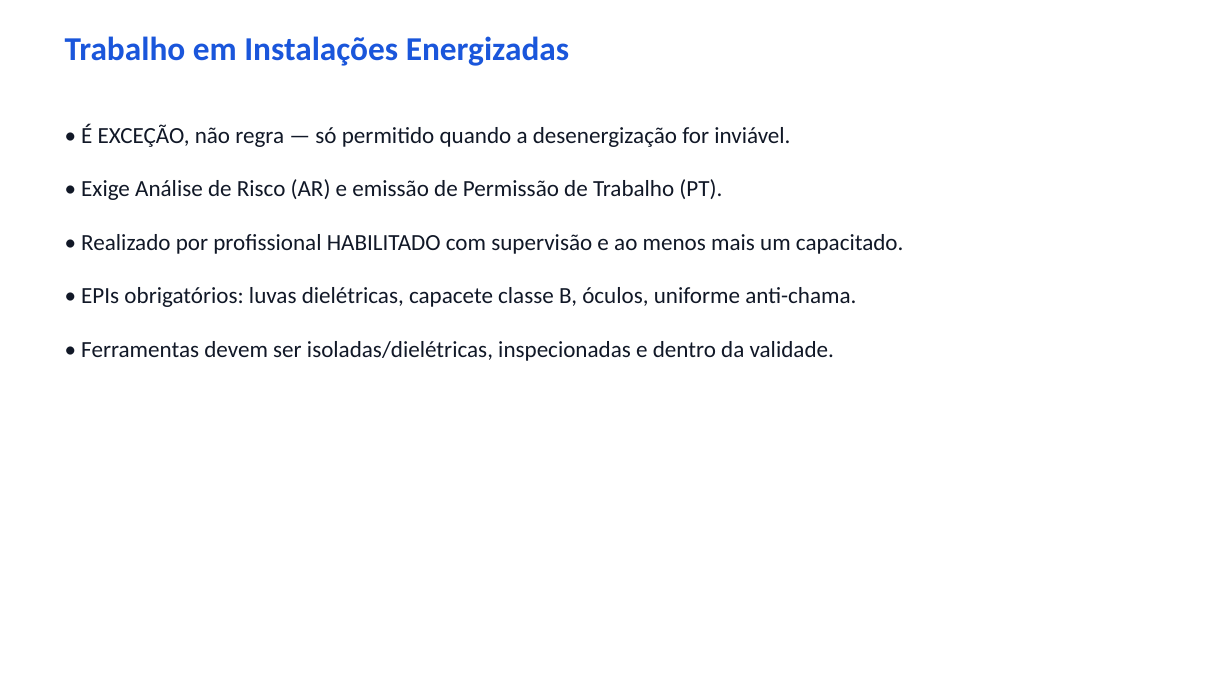
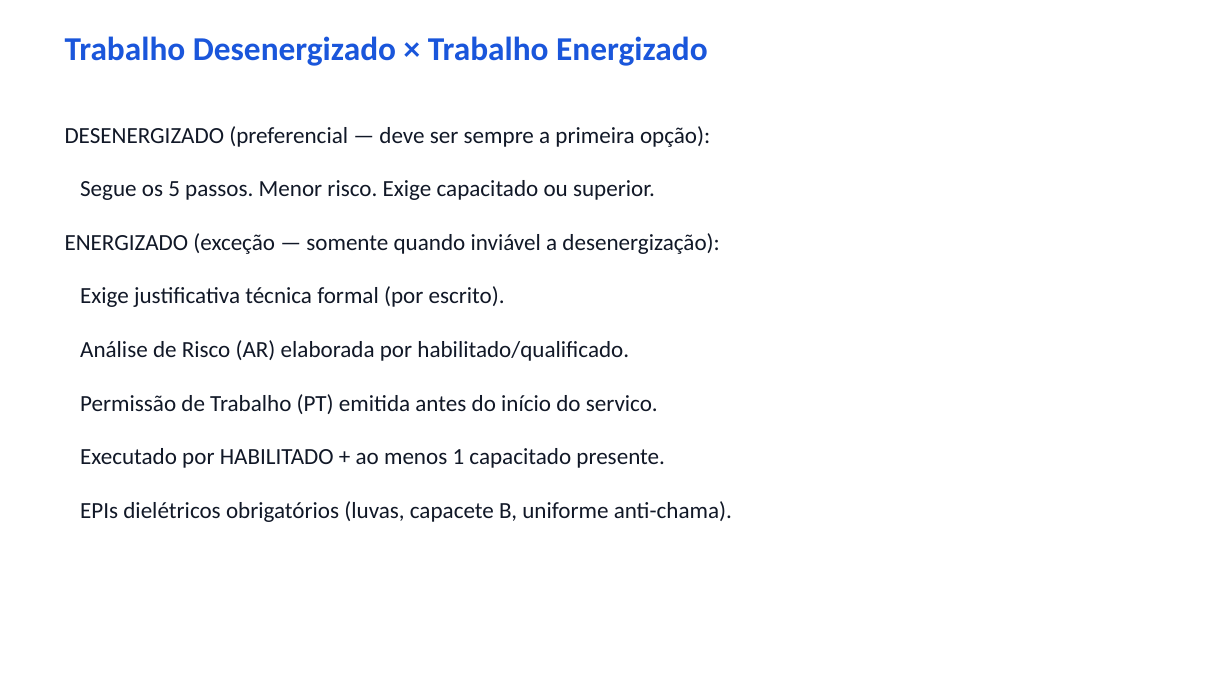
Before and after one commit to sanicolauvix/quiz-nr, a slide deck: slide 7 of 04_NR10.pptx (slide 6 before the commit). Drawn at 1232x693 pixels with LibreOffice and Linux fonts; fonts in the diff are those of the drawing. Boxes give left, top, right and bottom in pixels: in the first picture for what was removed or moved away, otherwise in the second. Text is boxed around its words. In the diff, an @@ line names an element or a change of style, - is before the commit and + after.

```diff
--- a/04_NR10.pptx
+++ b/04_NR10.pptx
@@ text at [65, 36, 708, 66]: text changed @@
-Trabalho em Instalações Energizadas
+Trabalho Desenergizado × Trabalho Energizado
@@ text at [65, 126, 710, 147]: text changed @@
-• É EXCEÇÃO, não regra — só permitido quando a desenergização for inviável.
+DESENERGIZADO (preferencial — deve ser sempre a primeira opção):
@@ text at [80, 180, 655, 200]: text changed @@
-• Exige Análise de Risco (AR) e emissão de Permissão de Trabalho (PT).
+Segue os 5 passos. Menor risco. Exige capacitado ou superior.
@@ text at [65, 233, 719, 254]: text changed @@
-• Realizado por profissional HABILITADO com supervisão e ao menos mais um capacitado.
+ENERGIZADO (exceção — somente quando inviável a desenergização):
@@ text added at [80, 286, 505, 307], 18 pt, text #111827 @@
+Exige justificativa técnica formal (por escrito).
@@ text at [80, 340, 629, 361]: text changed @@
-• Ferramentas devem ser isoladas/dielétricas, inspecionadas e dentro da validade.
+Análise de Risco (AR) elaborada por habilitado/qualificado.
@@ text added at [80, 394, 658, 414], 18 pt, text #111827 @@
+Permissão de Trabalho (PT) emitida antes do início do servico.
@@ text added at [80, 448, 665, 468], 18 pt, text #111827 @@
+Executado por HABILITADO + ao menos 1 capacitado presente.
@@ text at [80, 501, 732, 522]: text changed @@
-• EPIs obrigatórios: luvas dielétricas, capacete classe B, óculos, uniforme anti-chama.
+EPIs dielétricos obrigatórios (luvas, capacete B, uniforme anti-chama).
```
Also in this commit, not shown: 8 other slides changed, 6 slides added, 1 slide removed, 7 other files.
